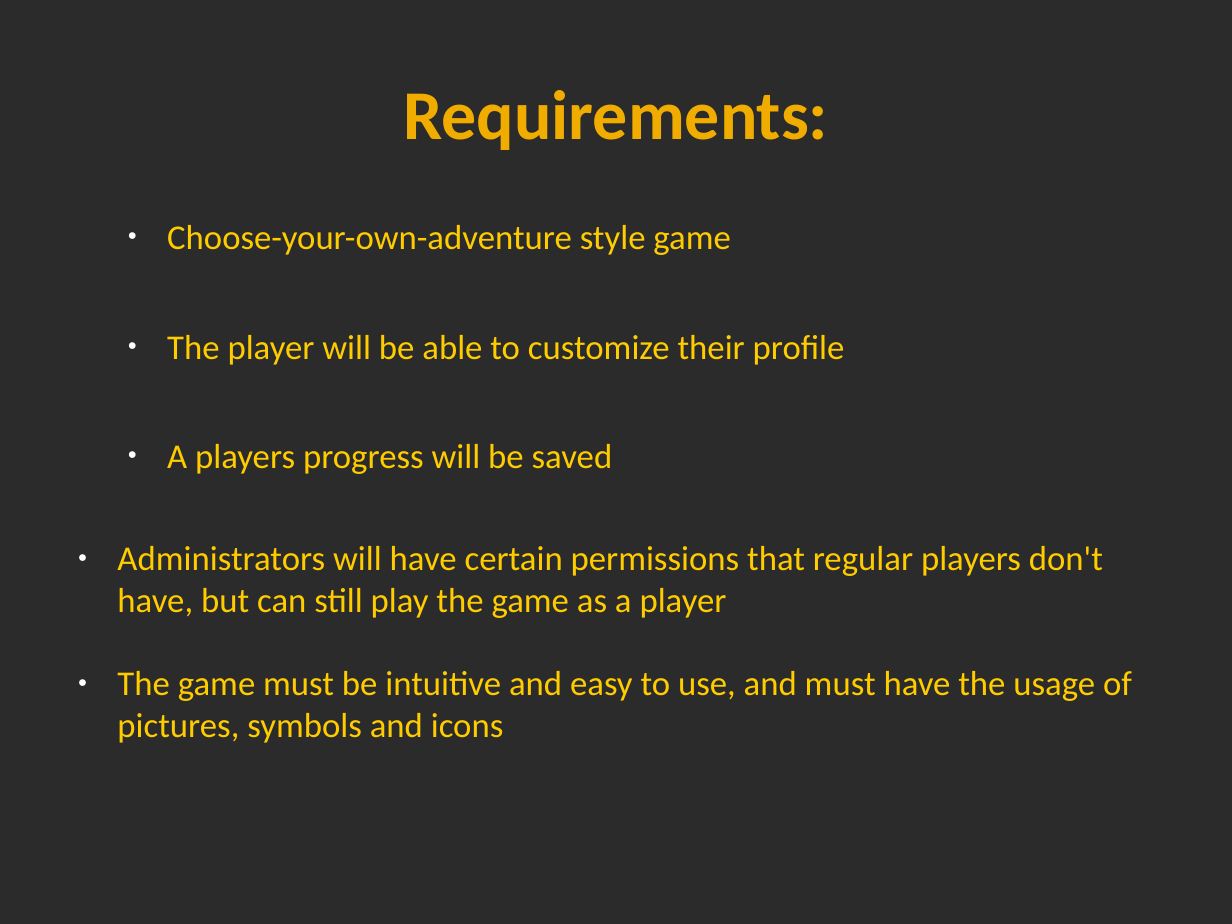
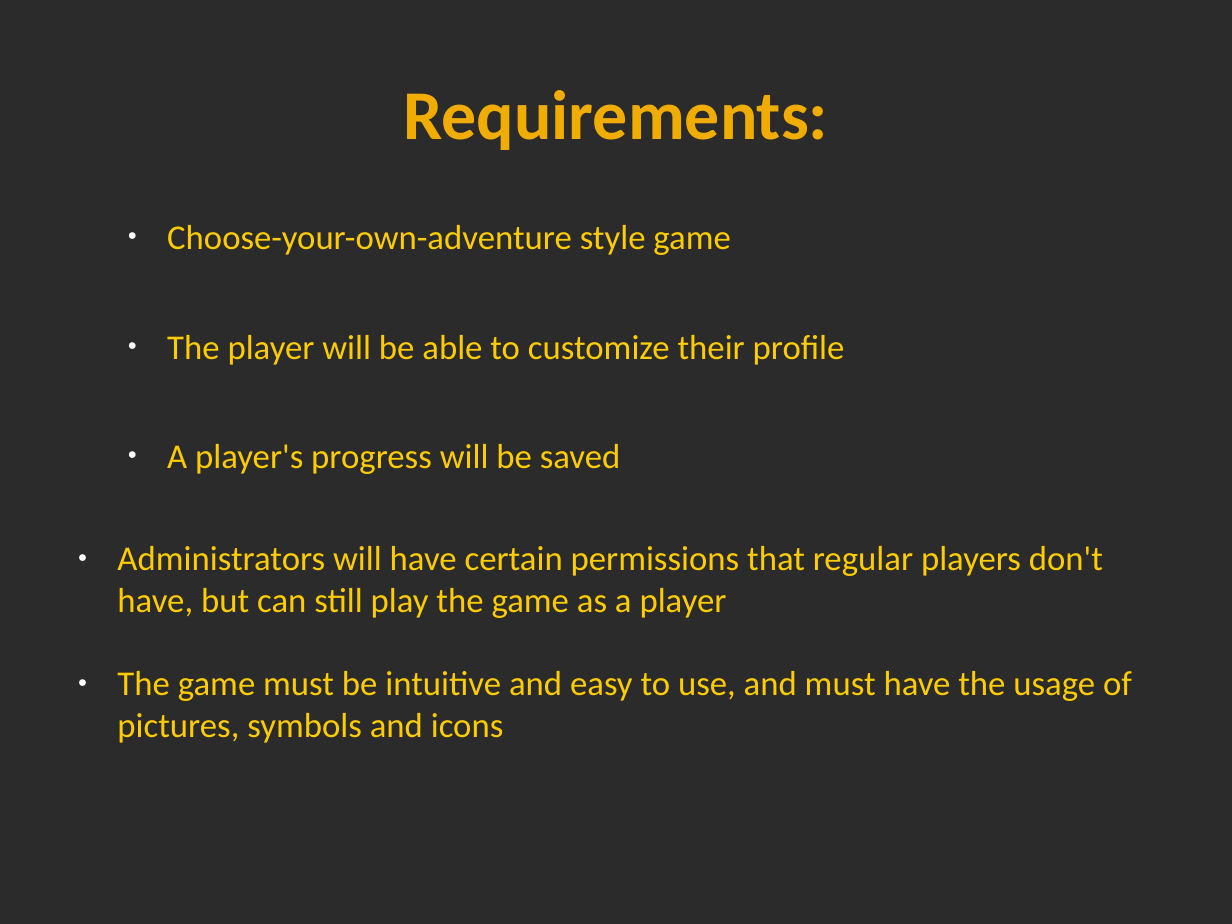
Before and after one commit to GregMartini/pluvali, a slide deck: slide 3 of Documentation/Requirements_Updated_Presentation_Pluvali.odp. Drawn at 1232x924 pixels with LibreOffice and Linux fonts; fonts in the diff are those of the drawing; background and template pictures are left out; a plain dark background stands for a picture behind light text. Boxes give left, top, right and bottom in pixels: in the first picture for what was removed or moved away, otherwise in the second. Text is boxed around its words. In the diff, an @@ line names an element or a change of style, - is before the commit and + after.

Commit message:
The updated Requirements, in all forms
This has the updated versions of the Requirements, the presentation
(spell checked version), and a PDF so it looks like it is supposed to
format-wise

```diff
--- a/Documentation/Requirements_Updated_Presentation_Pluvali.odp
+++ b/Documentation/Requirements_Updated_Presentation_Pluvali.odp
@@ text at [167,444,621,474]: text changed @@
-  ● A players progress will be saved
+  ● A player's progress will be saved
```
Also in this commit, not shown: 1 other slide changed, 3 other files.
